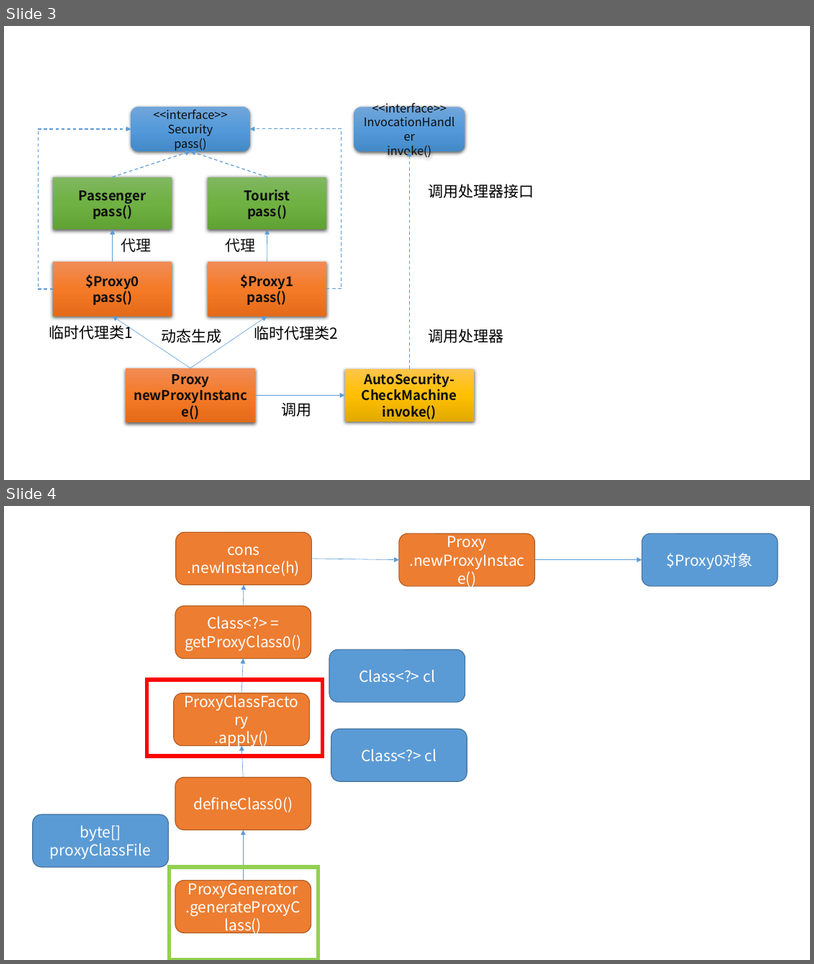
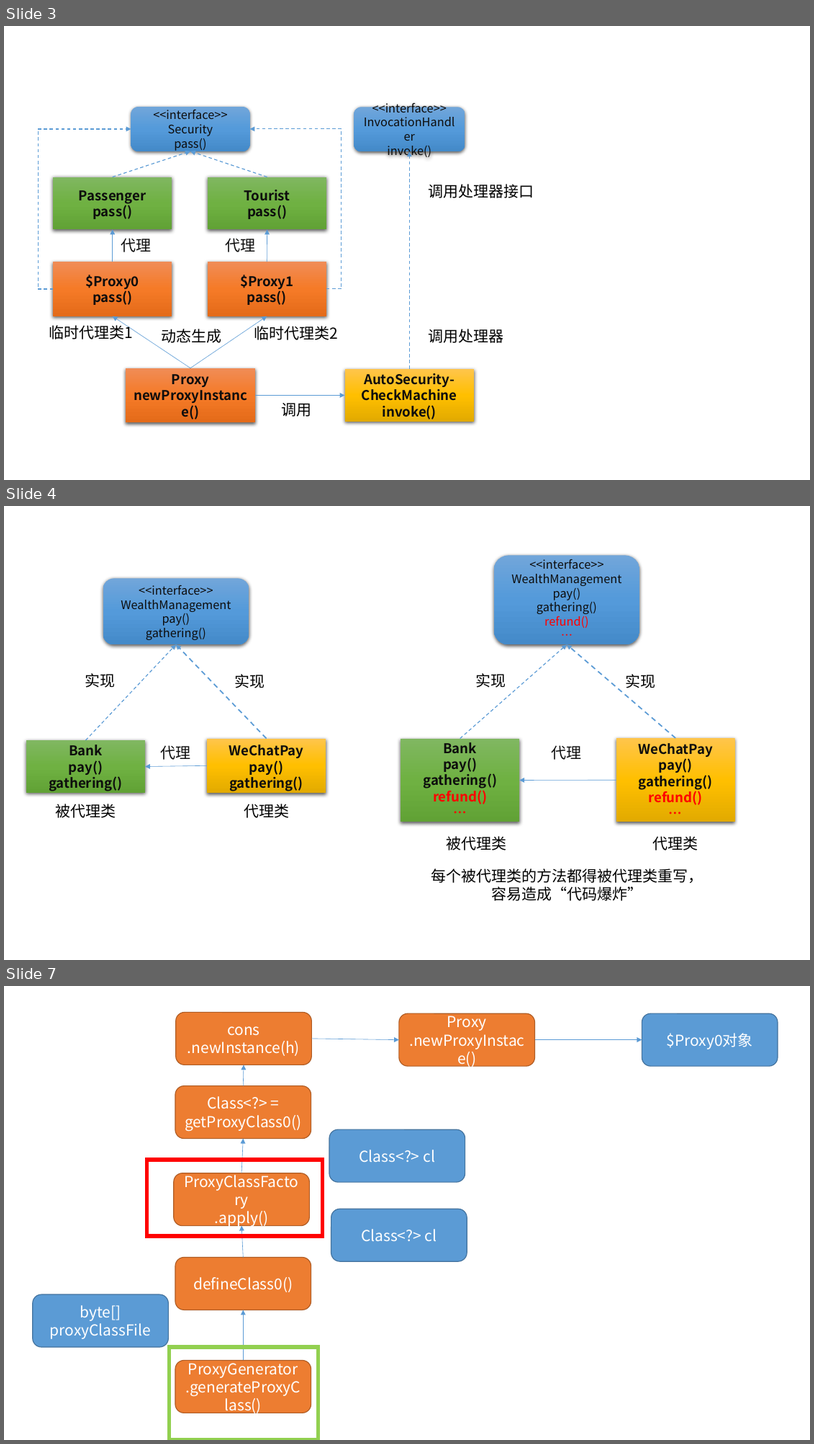
Before and after one commit to StephenHuge/Markdown_Pic, a slide deck: Reflection & Proxy/代理模式.pptx. Shown one above the other, each under a label of ours: slides 3 and 4 before the commit, slides 3, 4 and 7 after it; the slides between them are not shown. The pictures are 814x964 and 814x1444 pixels, drawn with LibreOffice and Linux fonts; fonts in the diff are those of the drawing. Boxes give left, top, right and bottom in pixels: in the first picture for what was removed or moved away, otherwise in the second. Text is boxed around its words. In the diff, an @@ line names an element or a change of style, - is before the commit and + after.

```diff
--- a/Reflection & Proxy/代理模式.pptx
+++ b/Reflection & Proxy/代理模式.pptx
@@ slide 4 added at (4, 506, 810, 960), background #FFFFFF @@
@@ rounded rectangle added at (494, 555, 640, 644), fill gradient #71A6DB to #559BDB to #448ACA, 14 pt, text #0D0D0D @@
+<<interface>>
+WealthManagement
+pay()
+gathering()
+refund()
+…
@@ rounded rectangle added at (103, 578, 249, 644), fill gradient #71A6DB to #559BDB to #448ACA, 14 pt, text #0D0D0D @@
+<<interface>>
+WealthManagement
+pay()
+gathering()
@@ arrow added from (85, 740) to (176, 644), #5B9BD5 1 pt dashed @@
@@ arrow added from (267, 739) to (176, 644), #5B9BD5 1.5 pt dashed @@
@@ arrow added from (460, 739) to (567, 644), #5B9BD5 1 pt dashed @@
@@ arrow added from (676, 738) to (567, 644), #5B9BD5 1.5 pt dashed @@
@@ text added at (85, 673, 116, 687), 18 pt, text #000000 @@
+实现
@@ text added at (234, 674, 265, 688), 18 pt, text #000000 @@
+实现
@@ text added at (476, 673, 507, 687), 18 pt, text #000000 @@
+实现
@@ text added at (626, 674, 656, 688), 18 pt, text #000000 @@
+实现
@@ rectangle added at (26, 740, 145, 793), fill gradient #81B861 to #6FB242 to #62A336, 16 pt, text #0D0D0D, bold @@
+Bank
+pay()
+gathering()
@@ rectangle added at (207, 739, 326, 793), fill gradient #FFC64B to #FFC000 to #E3AB00, 16 pt, text #0D0D0D, bold @@
+WeChatPay
+pay()
+gathering()
@@ rectangle added at (401, 739, 520, 822), fill gradient #81B861 to #6FB242 to #62A336, 16 pt, text #0D0D0D, bold @@
+Bank
+pay()
+gathering()
+refund()
+…
@@ rectangle added at (617, 738, 736, 822), fill gradient #FFC64B to #FFC000 to #E3AB00, 16 pt, text #0D0D0D, bold @@
+WeChatPay
+pay()
+gathering()
+refund()
+…
@@ text added at (160, 745, 190, 759), 18 pt, text #0D0D0D @@
+代理
@@ text added at (551, 745, 581, 759), 18 pt, text #0D0D0D @@
+代理
@@ arrow added from (207, 765) to (145, 766), #5B9BD5 0.5 pt @@
@@ arrow added from (617, 780) to (520, 780), #5B9BD5 0.5 pt @@
@@ text added at (55, 803, 116, 818), 18 pt, text #000000 @@
+被代理类
@@ text added at (244, 803, 289, 818), 18 pt, text #000000 @@
+代理类
@@ text added at (447, 836, 507, 850), 18 pt, text #000000 @@
+被代理类
@@ text added at (653, 836, 699, 850), 18 pt, text #000000 @@
+代理类
@@ text added at (431, 868, 703, 901), 18 pt, text #000000 @@
+每个被代理类的方法都得被代理类重写，
+容易造成“代码爆炸”
@@ what was slide 4 is now slide 7 @@
```
Also in this commit, not shown: 2 other slides added, 3 other files.
